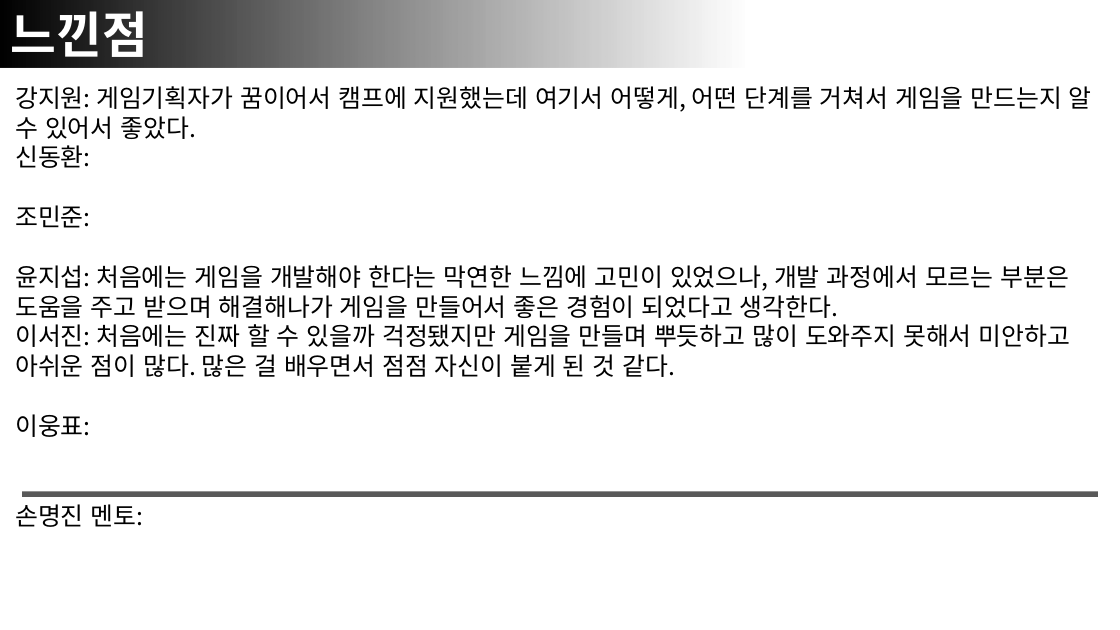
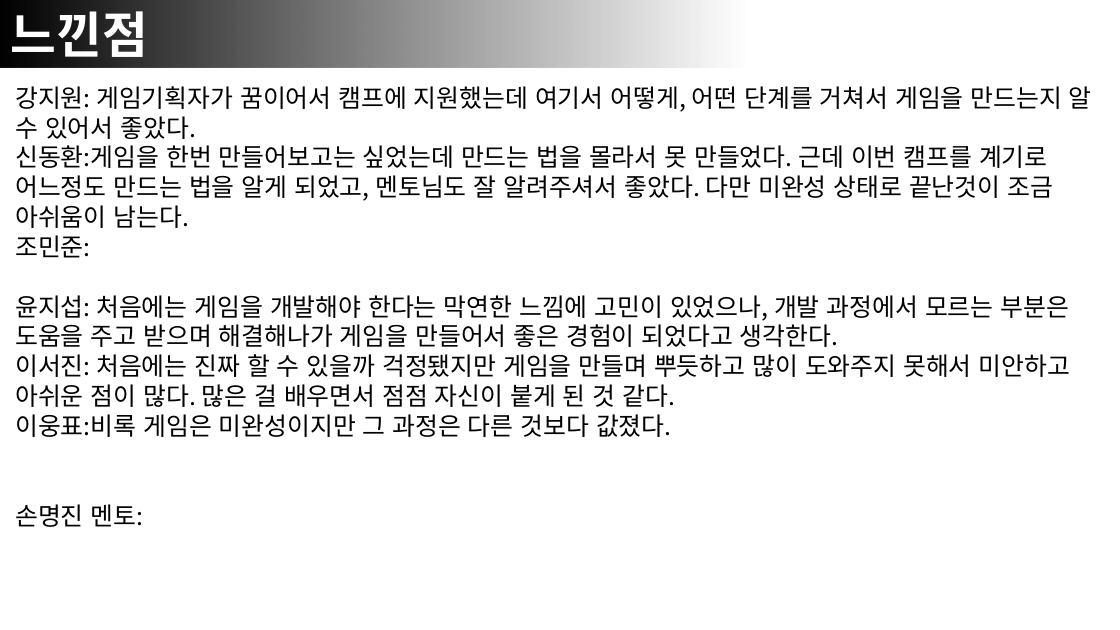
Before and after one commit to MyeonzinSon/RhythmFamily, a slide deck: slide 12 of 3조 발표자료.pptx. Drawn at 1120x630 pixels with LibreOffice and Linux fonts; fonts in the diff are those of the drawing. Boxes give left, top, right and bottom in pixels: in the first picture for what was removed or moved away, otherwise in the second. Text is boxed around its words. In the diff, an @@ line names an element or a change of style, - is before the commit and + after.

```diff
--- a/3조 발표자료.pptx
+++ b/3조 발표자료.pptx
@@ text at (15, 145, 1053, 228): text changed @@
-신동환:
+신동환:게임을 한번 만들어보고는 싶었는데 만드는 법을 몰라서 못 만들었다. 근데 이번 캠프를 계기로 어느정도 만드는 법을 알게 되었고, 멘토님도 잘 알려주셔서 좋았다. 다만 미완성 상태로 끝난것이 조금 아쉬움이 남는다.
@@ text at (15, 414, 672, 437): text changed @@
-이웅표:
+이웅표:비록 게임은 미완성이지만 그 과정은 다른 것보다 값졌다.
@@ rectangle removed at (22, 492, 1099, 497) @@
```
Also in this commit, not shown: 15 other files.
